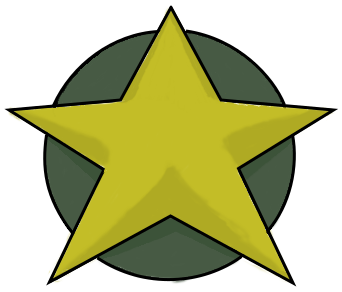
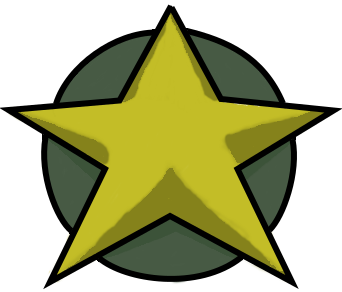
Layers edited between the first and the second 342x292 image:
added layer "Layer #4" above "Layer #3" over box(0, 4, 342, 290)
hid "Layer #3" over box(4, 6, 339, 287)
painted on "Layer #2" over box(7, 6, 335, 285)
